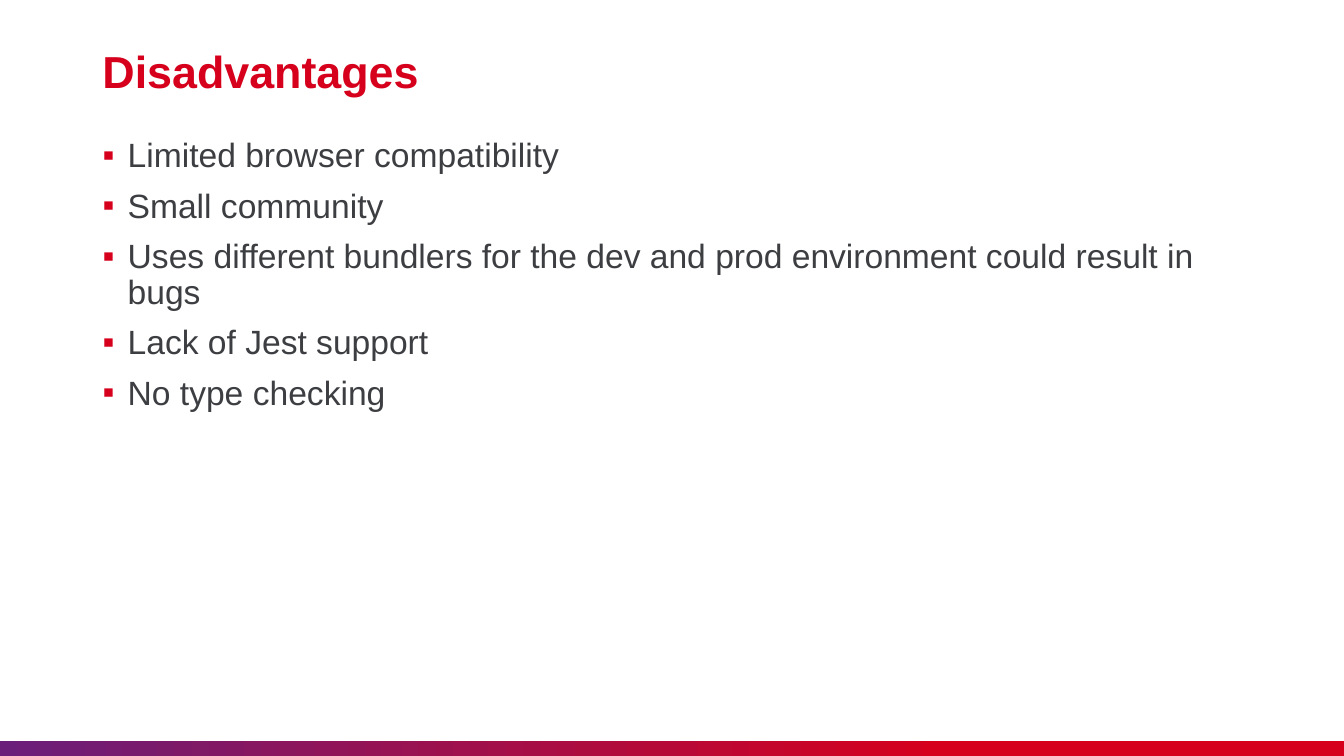
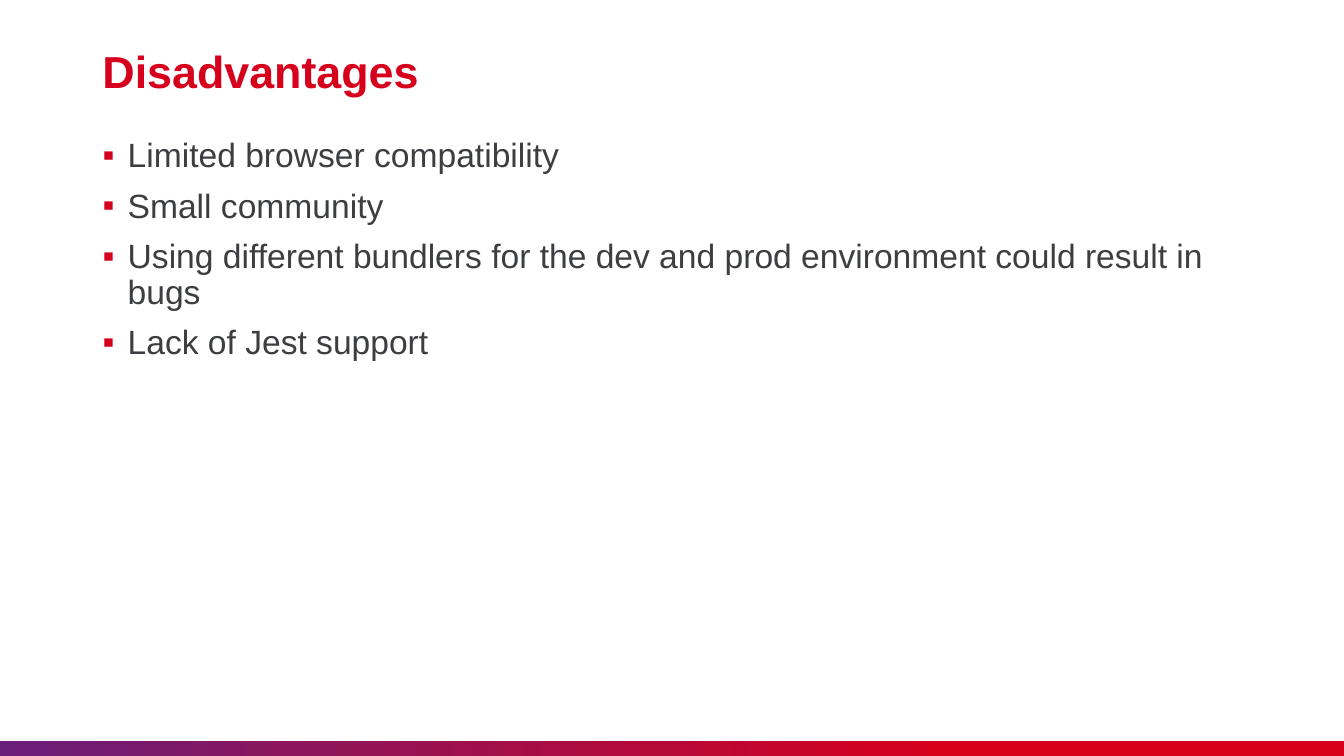
Before and after one commit to nashtech-garage/nodejs-vite-js_load_test, a slide deck: slide 14 of vite/slide/NT_Vitejs.pptx. Drawn at 1344x756 pixels with LibreOffice and Linux fonts; fonts in the diff are those of the drawing. Boxes give left, top, right and bottom in pixels: in the first picture for what was removed or moved away, otherwise in the second. Text is boxed around its words. In the diff, an @@ line names an element or a change of style, - is before the commit and + after.

```diff
--- a/vite/slide/NT_Vitejs.pptx
+++ b/vite/slide/NT_Vitejs.pptx
@@ text at [128, 243, 1202, 311]: text changed @@
-▪ Uses different bundlers for the dev and prod environment could result in bugs
+▪ Using different bundlers for the dev and prod environment could result in bugs
@@ text at [128, 380, 386, 412]: paragraph removed @@
-▪ No type checking
```
